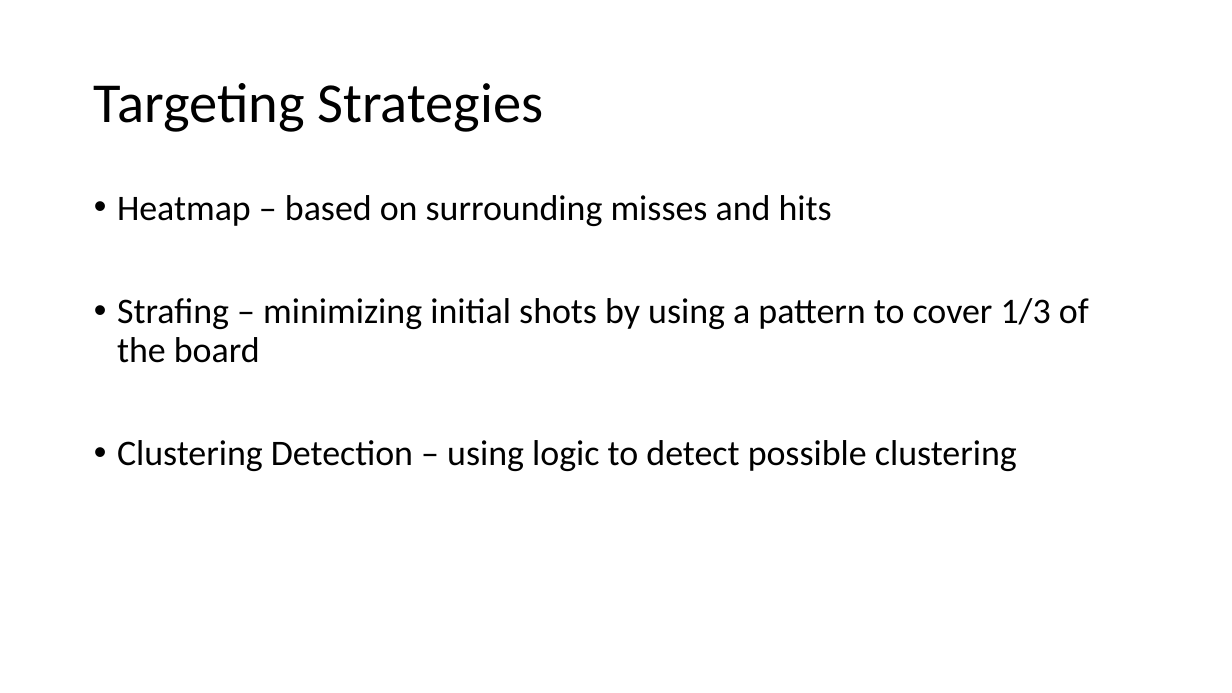
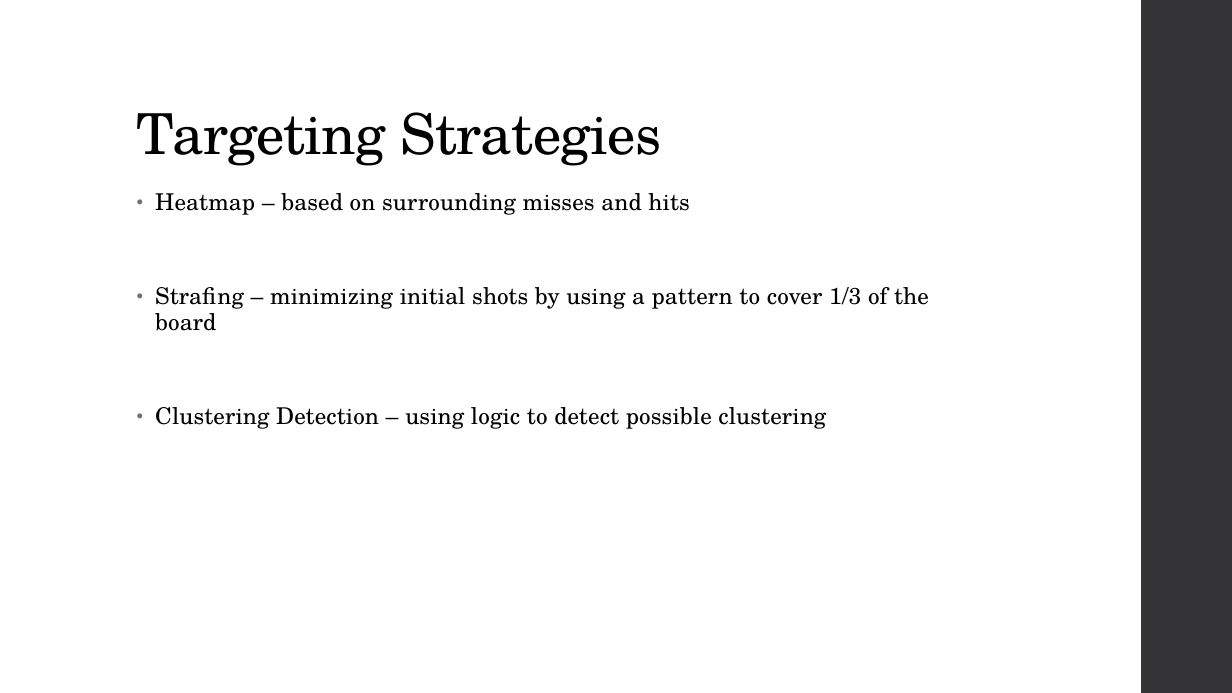
Before and after one commit to JPDepew/BattleShip, a slide deck: slide 3 of Presentation.pptx (slide 2 before the commit). Drawn at 1232x693 pixels with LibreOffice and Linux fonts; fonts in the diff are those of the drawing. Boxes give left, top, right and bottom in pixels: in the first picture for what was removed or moved away, otherwise in the second. Text is boxed around its words. In the diff, an @@ line names an element or a change of style, - is before the commit and + after.

```diff
--- a/Presentation.pptx
+++ b/Presentation.pptx
@@ rectangle added at <box>1141,0,1232,693</box>, fill #353537 @@
@@ title "Targeting Strategies": place and size @@
-title "Targeting Strategies" at <box>94,83,543,132</box>
+title "Targeting Strategies" at <box>137,112,662,166</box>
@@ title "Targeting Strategies" at <box>137,112,662,166</box>: font Calibri to TeX Gyre Schola, letter spacing 0 to -0.5 pt; vertical alignment middle to bottom @@
@@ text "Heatmap – based on surrounding ...": place and size @@
-text "Heatmap – based on surrounding ..." at <box>117,195,1089,471</box>
+text "Heatmap – based on surrounding ..." at <box>155,193,929,429</box>
@@ text "Heatmap – based on surrounding ..." at <box>155,193,929,429</box>: size 28 to 18 pt, font Calibri to TeX Gyre Schola, letter spacing 0 to 0.1 pt; indent changed; line spacing 0.9 to 0.95; more space between paragraphs @@
```
Also in this commit, not shown: 2 other slides changed, 1 slide added.
